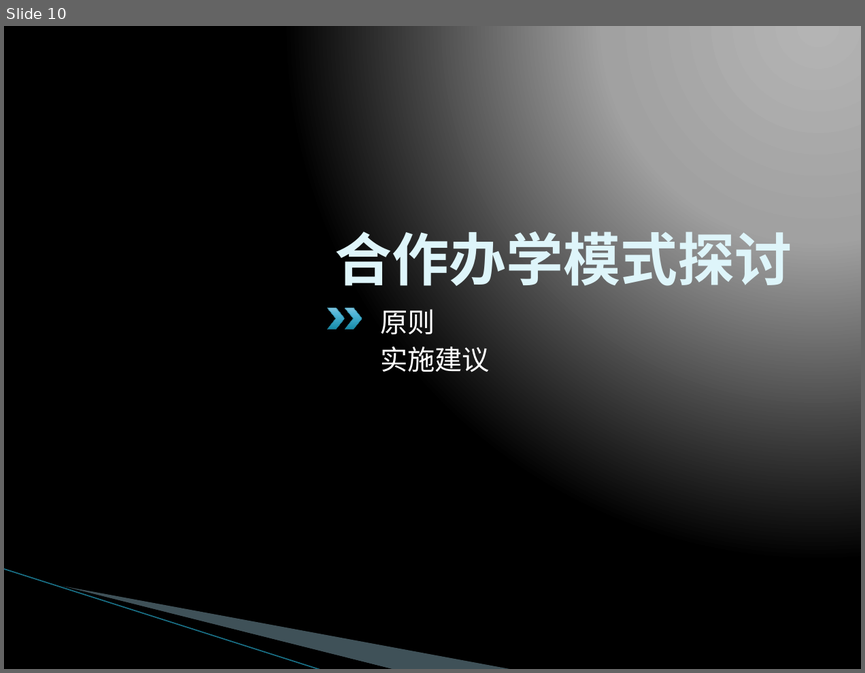
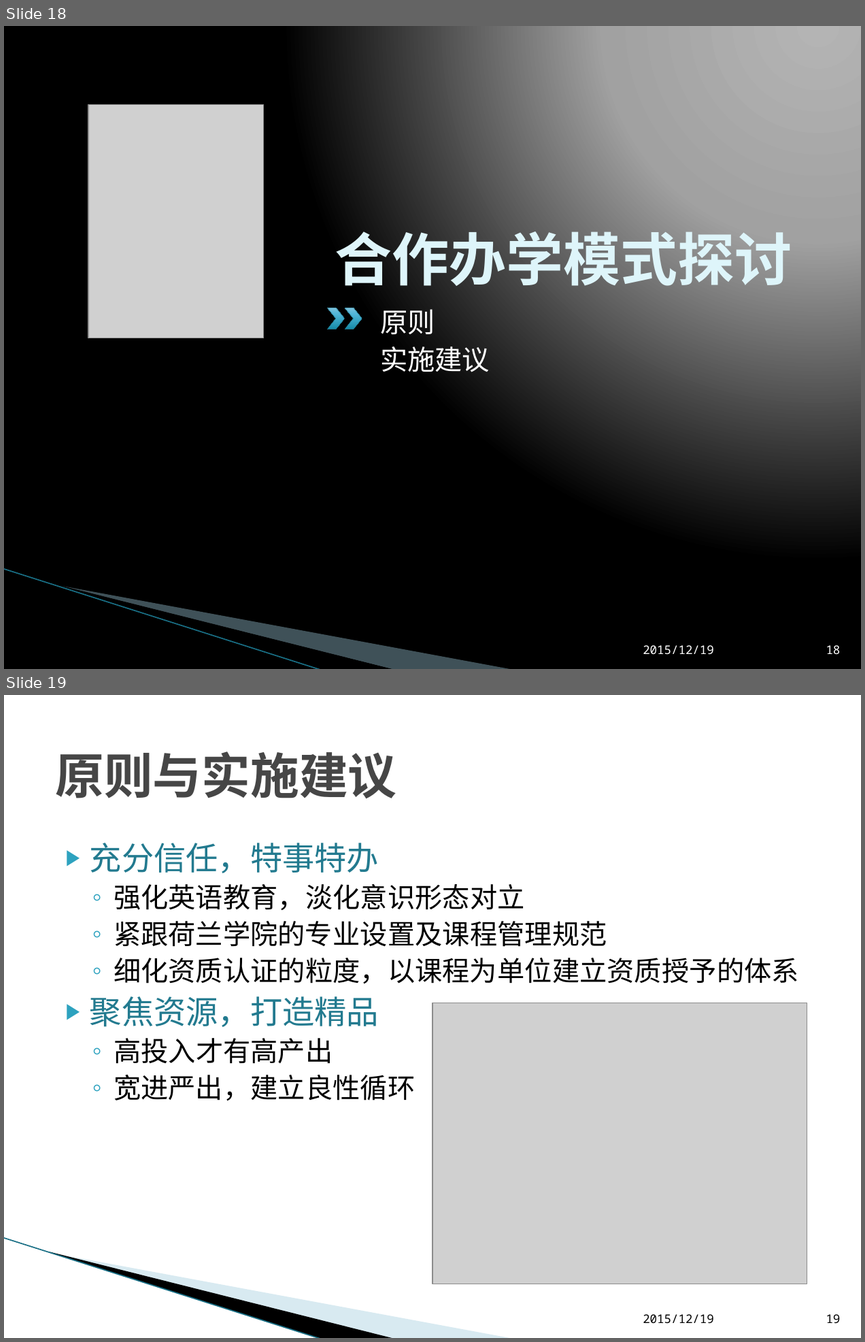
Before and after one commit to L3w1s-L1u/_outline, a slide deck: _Holland_College/赴加培训工作汇报.pptx. Shown one above the other, each under a label of ours: slide 10 before the commit, slides 18 and 19 after it. The pictures are 865x673 and 865x1342 pixels, drawn with LibreOffice and Linux fonts; fonts in the diff are those of the drawing; grey boxes stand for pictures; background and template pictures are left out. Boxes give left, top, right and bottom in pixels: in the first picture for what was removed or moved away, otherwise in the second. Text is boxed around its words. In the diff, an @@ line names an element or a change of style, - is before the commit and + after.

```diff
--- a/_Holland_College/赴加培训工作汇报.pptx
+++ b/_Holland_College/赴加培训工作汇报.pptx
@@ slide 19 added at box(4, 695, 861, 1338), background #FFFFFF; not listed: 3 template elements that a slide beside it also shows @@
@@ title added at box(55, 751, 396, 798), 41 pt, text #464646, bold @@
+原则与实施建议
@@ text added at box(90, 843, 799, 1100), 23 pt, text #000000 @@
+▶ 充分信任，特事特办
+  ◦ 强化英语教育，淡化意识形态对立
+  ◦ 紧跟荷兰学院的专业设置及课程管理规范
+  ◦ 细化资质认证的粒度，以课程为单位建立资质授予的体系
+▶ 聚焦资源，打造精品
+  ◦ 高投入才有高产出
+  ◦ 宽进严出，建立良性循环
@@ picture added at box(432, 1002, 807, 1283) @@
@@ text added at box(643, 1314, 714, 1323), 10 pt, text #000000 @@
+2015/12/19
@@ page number added at box(826, 1314, 840, 1323), 10 pt, text #000000 @@
+19
@@ what was slide 10 is now slide 18 @@
@@ slide 18 changed as well @@
@@ picture added at box(88, 105, 263, 339) @@
@@ text added at box(643, 645, 714, 654), 10 pt, text #FFFFFF @@
+2015/12/19
@@ page number added at box(826, 645, 840, 654), 10 pt, text #FFFFFF @@
+18
```
Also in this commit, not shown: 7 other slides changed, 13 other slides added, 3 slides removed, 5 other files.
